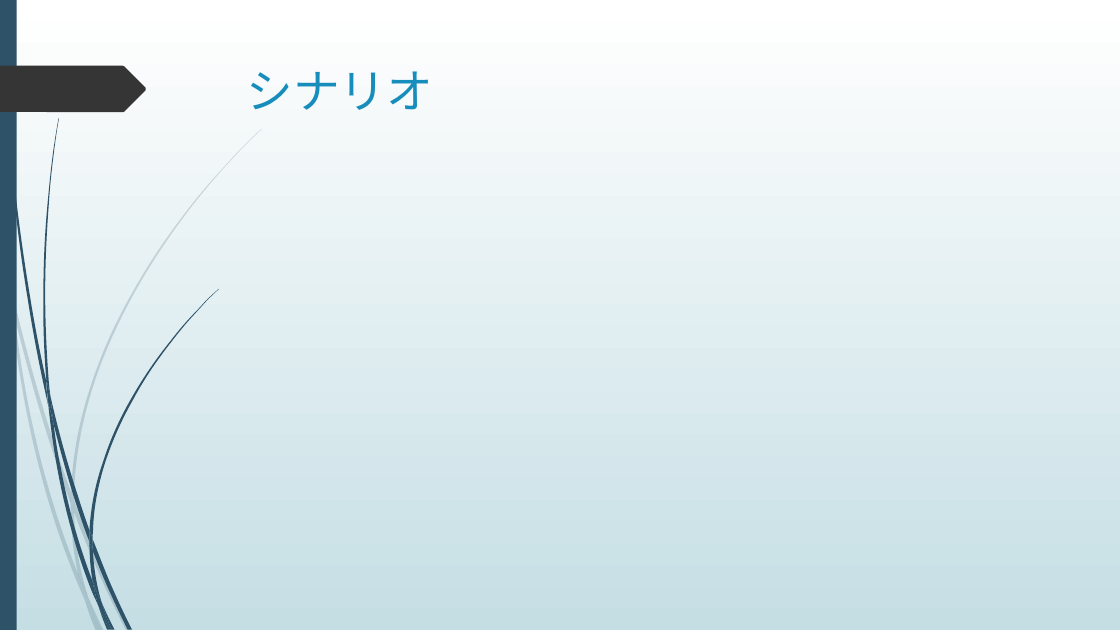
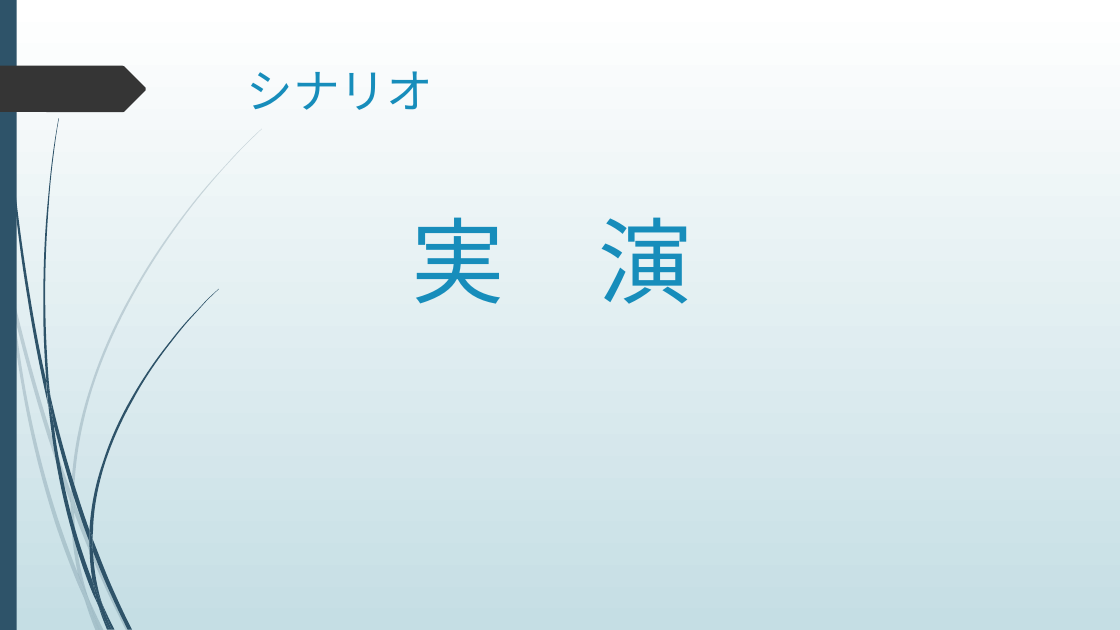
Before and after one commit to kistFteam/Conversation, a slide deck: slide 7 of パワーポイント.pptx (slide 5 before the commit). Drawn at 1120x630 pixels with LibreOffice and Linux fonts; fonts in the diff are those of the drawing. Boxes give left, top, right and bottom in pixels: in the first picture for what was removed or moved away, otherwise in the second. Text is boxed around its words. In the diff, an @@ line names an element or a change of style, - is before the commit and + after.

```diff
--- a/パワーポイント.pptx
+++ b/パワーポイント.pptx
@@ text added at bbox=[411, 217, 691, 304], 80 pt, text #178DBB @@
+実 演
```
Also in this commit, not shown: 5 other slides changed, 1 slide removed, 14 other files.
